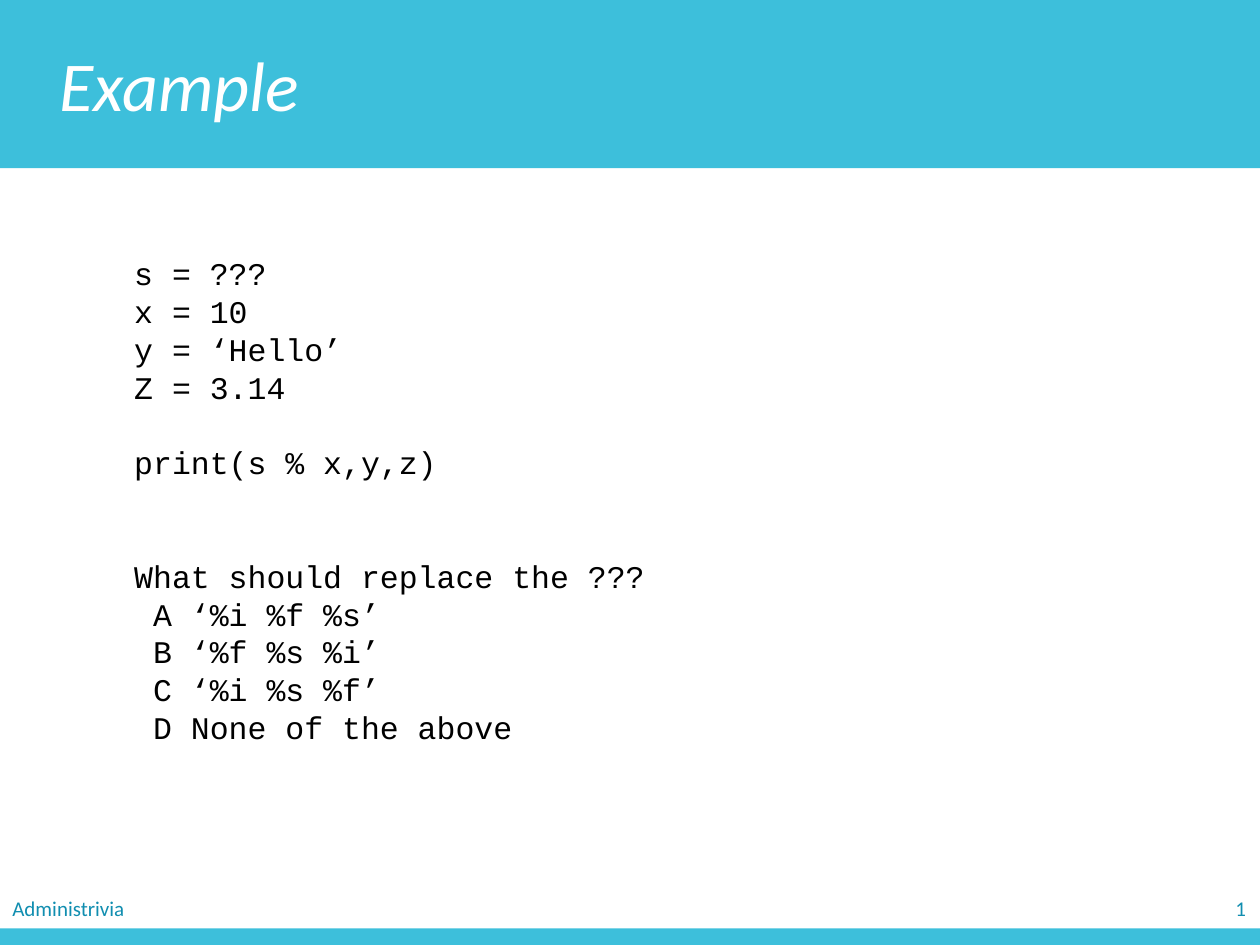
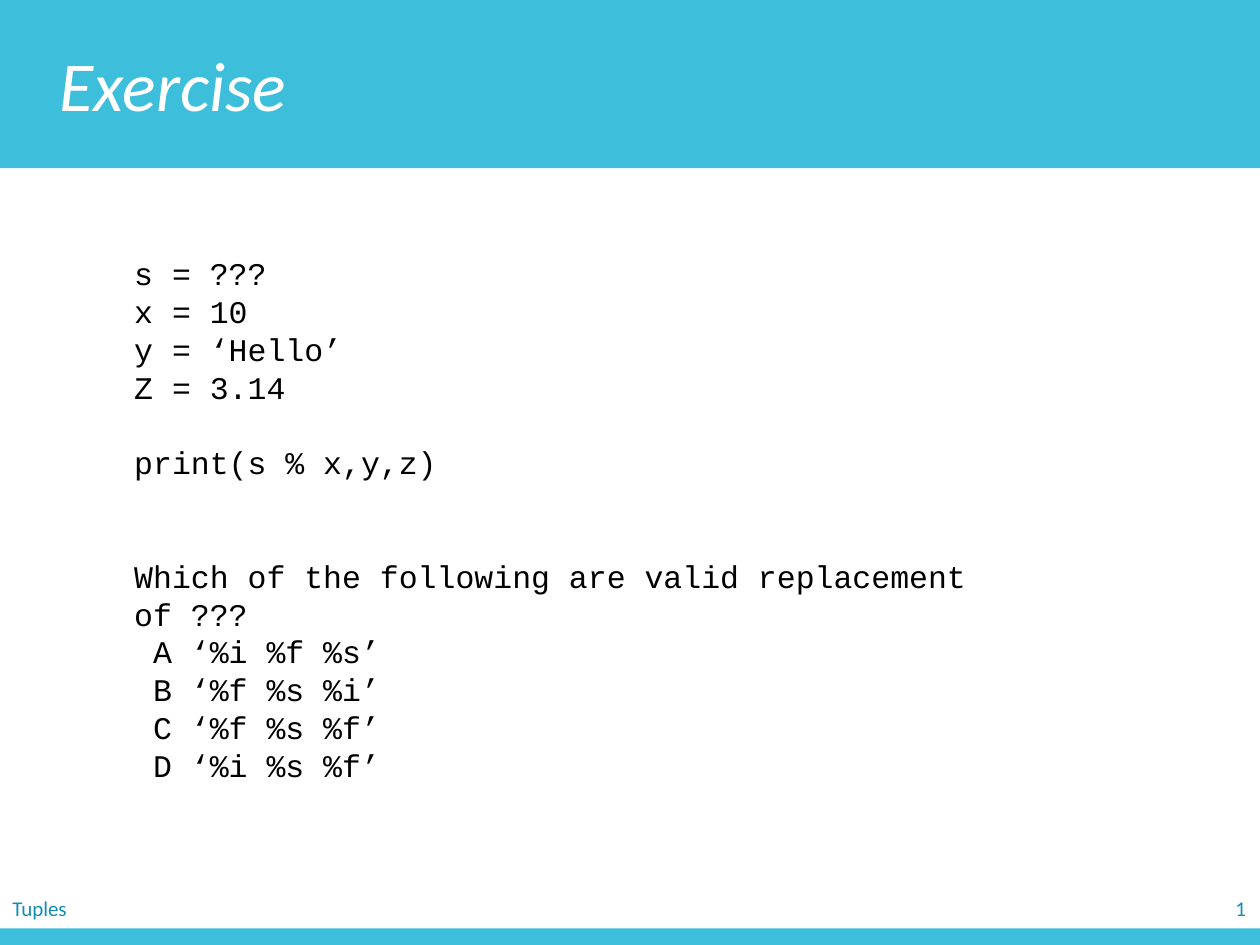
Before and after one commit to zichengliao/zuics101-fa17, a slide deck: slide 27 of lectures/lec09/lec09.pptx (slide 26 before the commit). Drawn at 1260x945 pixels with LibreOffice and Linux fonts; fonts in the diff are those of the drawing. Boxes give left, top, right and bottom in pixels: in the first picture for what was removed or moved away, otherwise in the second. Text is boxed around its words. In the diff, an @@ line names an element or a change of style, - is before the commit and + after.

```diff
--- a/lectures/lec09/lec09.pptx
+++ b/lectures/lec09/lec09.pptx
@@ text in rectangle at bbox=[60, 63, 286, 112]: text changed @@
-Example
+Exercise
@@ text at bbox=[134, 565, 966, 627]: text changed @@
-What should replace the ???
+Which of the following are valid replacement of ???
@@ text at bbox=[153, 716, 380, 778]: text changed @@
-C ‘%i %s %f’
-D None of the above
+C ‘%f %s %f’
+D ‘%i %s %f’
@@ text removed at bbox=[12, 901, 124, 916] @@
-Administrivia
@@ text added at bbox=[12, 901, 66, 920], 12 pt, text #118EB0 @@
+Tuples
```
Also in this commit, not shown: 43 other slides changed, 3 slides added, 4 slides removed.
